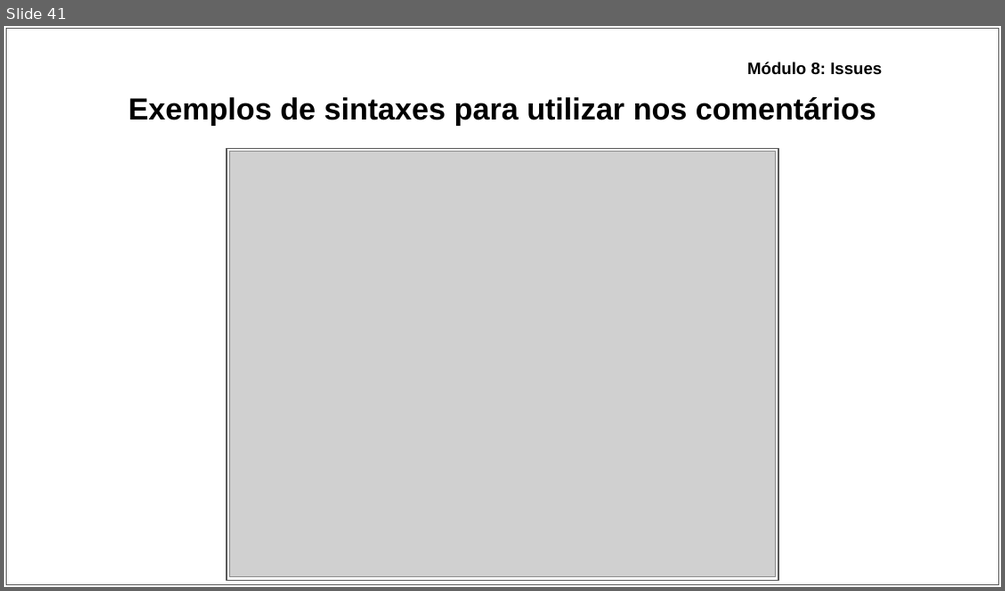
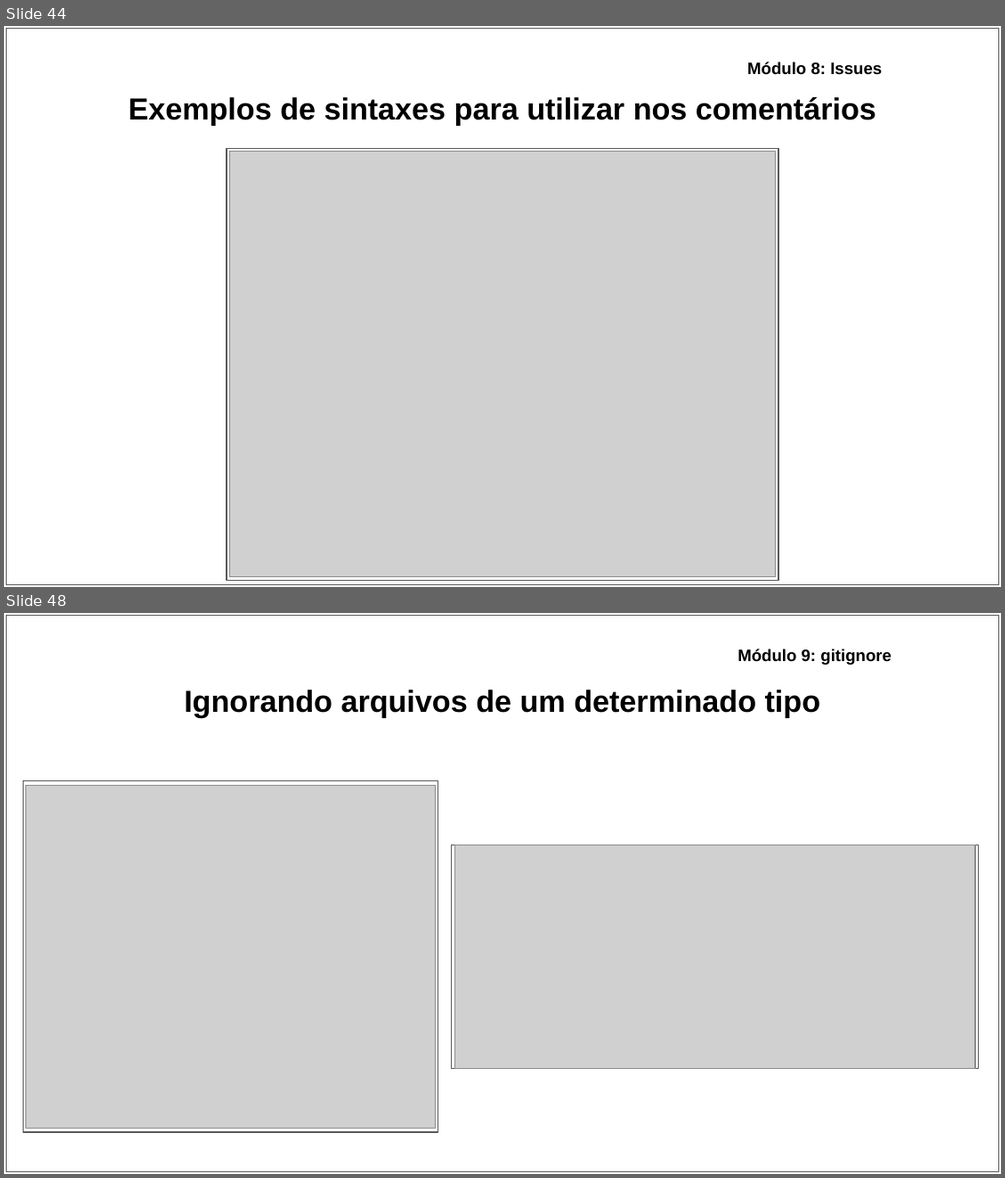
Before and after one commit to ryancunha13/Curso-Git-01, a slide deck: Materiais didáticos/Apresentação - Curso de Git_GitHub.pptx. Shown one above the other, each under a label of ours: slide 41 before the commit, slides 44 and 48 after it; the slides between them are not shown. The pictures are 1005x591 and 1005x1178 pixels, drawn with LibreOffice and Linux fonts; fonts in the diff are those of the drawing; grey boxes stand for pictures. Boxes give left, top, right and bottom in pixels: in the first picture for what was removed or moved away, otherwise in the second. Text is boxed around its words. In the diff, an @@ line names an element or a change of style, - is before the commit and + after.

```diff
--- a/Materiais didáticos/Apresentação - Curso de Git_GitHub.pptx
+++ b/Materiais didáticos/Apresentação - Curso de Git_GitHub.pptx
@@ slide 48 added at bbox=[4, 613, 1001, 1174], background #FFFFFF @@
@@ rectangle added at bbox=[6, 615, 999, 1171], fill #FFFFFF, outline #595959 0.75 pt @@
@@ text added at bbox=[737, 649, 891, 665], 12 pt, text #000000, bold @@
+Módulo 9: gitignore
@@ title added at bbox=[184, 690, 821, 718], 22 pt, text #000000, bold @@
+Ignorando arquivos de um determinado tipo
@@ rectangle added at bbox=[24, 781, 438, 1133], fill #FFFFFF, outline #595959 0.75 pt @@
@@ picture added at bbox=[26, 785, 436, 1127] @@
@@ rectangle added at bbox=[452, 845, 979, 1069], fill #FFFFFF, outline #595959 0.75 pt @@
@@ picture added at bbox=[454, 845, 975, 1069] @@
@@ what was slide 41 is now slide 44 @@
```
Also in this commit, not shown: 2 slides changed, 6 other slides added, 3 other files.
